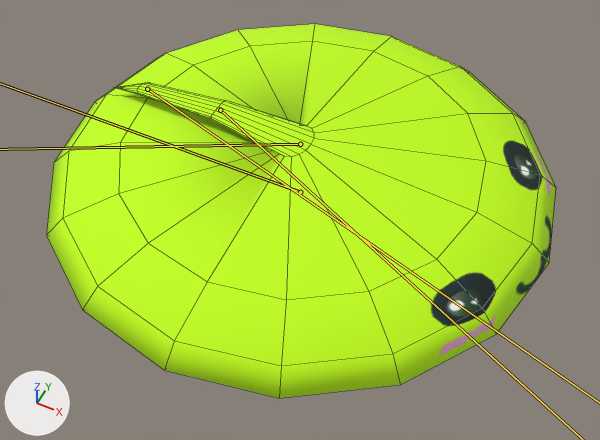
Two versions of the FBX model client/Norumac2/Client/Resource/Mesh/slime_dead.FBX, one commit apart.
The view is the same before and after, from a 50 mm lens placed at (0.928, -1.864, 2.178), pointed at (0.061, -0.131, 0.011). The axes (+X, +Y, +Z) are drawn at lower left. The lights are the same throughout. Both versions are drawn at frame 25 of the action 'Take 001'; the numbers are the values there. The bones that bend it are drawn over the model as lines. Mesh edges are drawn as thin lines.
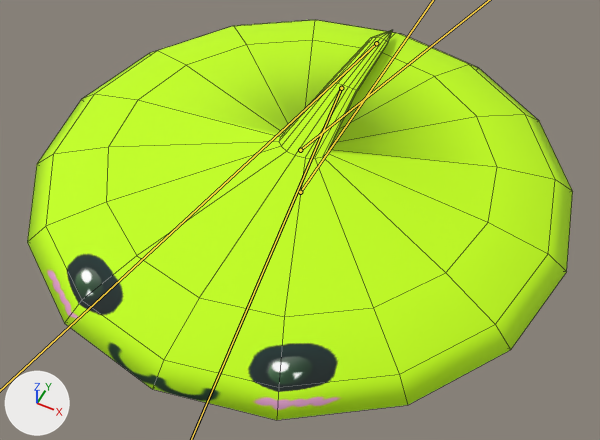
What the commit changed:
Bone 'Bone001' (bone_bone001) turns from (0, 0, 0) to (-90, 0, 0) degrees about its own x, y and z.
Bone 'Bone001' (bone_bone001) is rescaled from (0.49, 2.37, 2.37) to (0.43, 2.54, 2.54).

Location of each change, (x1, y1, x2, y2) in pixels of the pictures (600 x 440 px):
'Sphere001', posed (7% wider, 7% taller)
    before: (46, 24, 556, 398)
    after: (27, 20, 573, 420)
